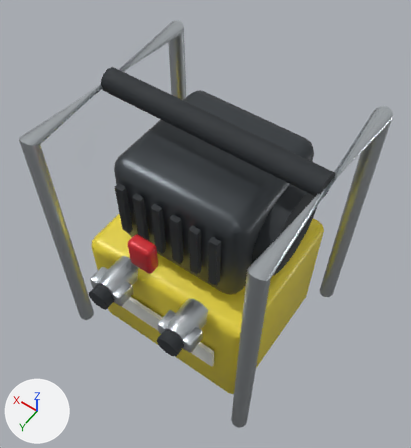
The glTF model assets/liederbach/equipment/hydraulic_powerpack_1.glb: old version first, new version second.
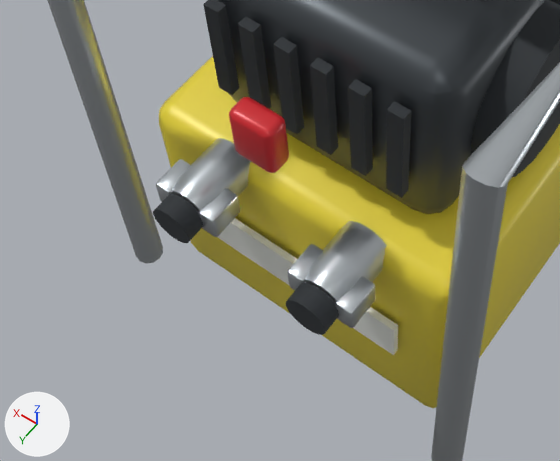
There are two pictures of each version: one whole from a 50 mm lens placed at (-0.245, 0.339, 0.56), pointed at (0.005, -0.011, 0.01), one close up on the part from 2% to 72% of the width and 41% to 94% of the height. The lights are fixed; the arrows at lower left show +X, +Y and +Z. The last two pictures show the newer version. Where no turn or scale is listed for an object, it has been applied to the vertices. Vertices at exactly the same position are counted once.

Before the edit, the objects in view are built like this:
```python
me_hydraulic_powerpack_1 = bpy.data.meshes.new('hydraulic_powerpack_1')
me_hydraulic_powerpack_1.from_pydata(...)  # 1392 vertices, 2684 faces; spans x -0.143..0.143, y -0.139..0.139, z -0.184..0.184
# faces by material slot: [204, 204, 452, 1176, 204, 12, 432]
me_hydraulic_powerpack_1.materials.append(mat_training_yellow)  # yellow #ebd73c
me_hydraulic_powerpack_1.materials.append(mat_training_darkmetal)  # dark grey #484d52
me_hydraulic_powerpack_1.materials.append(mat_training_black)  # dark grey #282d31
me_hydraulic_powerpack_1.materials.append(mat_training_steel)  # light grey #c5cbd0
me_hydraulic_powerpack_1.materials.append(mat_training_red)  # red #ce242d
me_hydraulic_powerpack_1.materials.append(mat_training_white)  # white #eaece6
me_hydraulic_powerpack_1.materials.append(mat_training_rubber)  # dark grey #34383a
ob_hydraulic_powerpack_1 = bpy.data.objects.new('hydraulic_powerpack_1', me_hydraulic_powerpack_1)
ob_hydraulic_powerpack_1.location = (0.0, 0.0, 0.0)
```
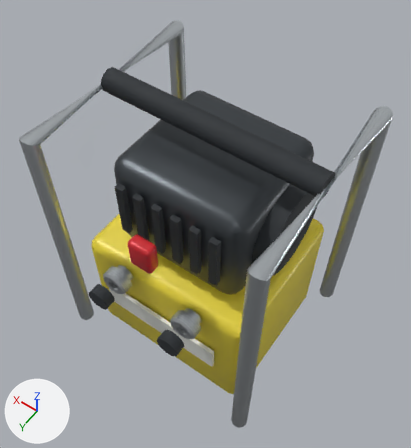
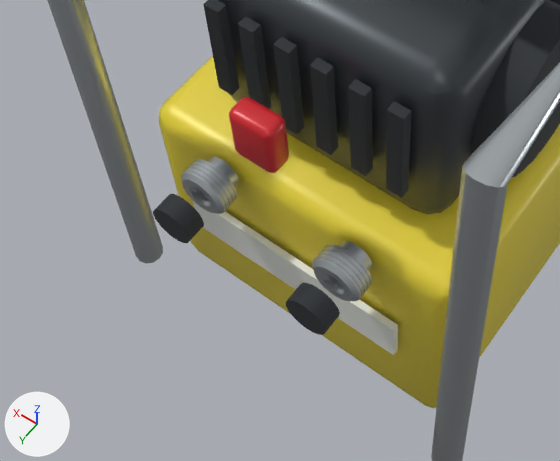
Boxes [x1, y1, x2, y2] around the edits, measured in the close-ups (560 x 461 px):
part 1 of me_hydraulic_powerpack_1, rebuilt
    before: [171, 138, 251, 213]
    after: [181, 156, 239, 214]
part 2 of me_hydraulic_powerpack_1, rebuilt
    before: [305, 221, 387, 304]
    after: [312, 241, 373, 301]
part 3 of me_hydraulic_powerpack_1, added
    after: [324, 246, 371, 287]
part 4 of me_hydraulic_powerpack_1, added
    after: [321, 249, 368, 291]
part 5 of me_hydraulic_powerpack_1, added
    after: [318, 253, 365, 293]
part 6 of me_hydraulic_powerpack_1, added
    after: [314, 257, 362, 298]
part 7 of me_hydraulic_powerpack_1, added
    after: [194, 161, 236, 202]
part 8 of me_hydraulic_powerpack_1, added
    after: [190, 164, 233, 202]
part 9 of me_hydraulic_powerpack_1, added
    after: [186, 167, 230, 206]
part 10 of me_hydraulic_powerpack_1, added
    after: [183, 170, 227, 211]
part 11 of me_hydraulic_powerpack_1, deleted
    before: [287, 244, 375, 328]
part 12 of me_hydraulic_powerpack_1, deleted
    before: [156, 159, 240, 237]

The edits, one by one:
Material 'training_brushed' (mat_training_brushed) is new.
Its base color is (0.39, 0.43, 0.46) (grey #a8afb5).
Its metallic is 0.76.
Its roughness is 0.45.
me_hydraulic_powerpack_1 is used by ob_hydraulic_powerpack_1; location (0.0, 0.0, 0.0).
me_hydraulic_powerpack_1 had 1392 vertices, 2684 faces and spanned x -0.143..0.143, y -0.139..0.139, z -0.184..0.184.
me_hydraulic_powerpack_1 now has 2680 vertices, 5276 faces and spans x -0.143..0.143, y -0.139..0.139, z -0.184..0.184.
me_hydraulic_powerpack_1 part 1: the loose piece of 140 vertices spanning x 0.033..0.067, y 0.08..0.124, z -0.028..0.006 is rebuilt with 256 vertices and now spans x 0.033..0.067, y 0.09..0.113, z -0.028..0.006.
me_hydraulic_powerpack_1 part 2: the loose piece of 140 vertices spanning x -0.067..-0.033, y 0.08..0.124, z -0.028..0.006 is rebuilt with 256 vertices and now spans x -0.067..-0.033, y 0.09..0.113, z -0.028..0.006.
me_hydraulic_powerpack_1 part 3: a new loose piece of 160 vertices spanning x -0.067..-0.033, y 0.1..0.101, z -0.028..0.007, in mat_training_brushed (grey #a8afb5).
me_hydraulic_powerpack_1 part 4: a new loose piece of 160 vertices spanning x -0.067..-0.033, y 0.103..0.104, z -0.028..0.007, in mat_training_brushed (grey #a8afb5).
me_hydraulic_powerpack_1 part 5: a new loose piece of 160 vertices spanning x -0.067..-0.033, y 0.106, z -0.028..0.007, in mat_training_brushed (grey #a8afb5).
me_hydraulic_powerpack_1 part 6: a new loose piece of 160 vertices spanning x -0.067..-0.033, y 0.108..0.109, z -0.028..0.007, in mat_training_brushed (grey #a8afb5).
me_hydraulic_powerpack_1 part 7: a new loose piece of 160 vertices spanning x 0.033..0.067, y 0.1..0.101, z -0.028..0.007, in mat_training_brushed (grey #a8afb5).
me_hydraulic_powerpack_1 part 8: a new loose piece of 160 vertices spanning x 0.033..0.067, y 0.103..0.104, z -0.028..0.007, in mat_training_brushed (grey #a8afb5).
me_hydraulic_powerpack_1 part 9: a new loose piece of 160 vertices spanning x 0.033..0.067, y 0.106, z -0.028..0.007, in mat_training_brushed (grey #a8afb5).
me_hydraulic_powerpack_1 part 10: a new loose piece of 160 vertices spanning x 0.033..0.067, y 0.108..0.109, z -0.028..0.007, in mat_training_brushed (grey #a8afb5).
Part 11, on me_hydraulic_powerpack_1:
112 vertices are removed from x -0.073..-0.027, y 0.103..0.126, z -0.021..-0.001.
216 faces are deleted.
Part 12, on me_hydraulic_powerpack_1:
112 vertices are removed from x 0.027..0.073, y 0.103..0.126, z -0.021..-0.001.
216 faces are deleted.
me_hydraulic_powerpack_1 gains material mat_training_brushed (grey #a8afb5).
